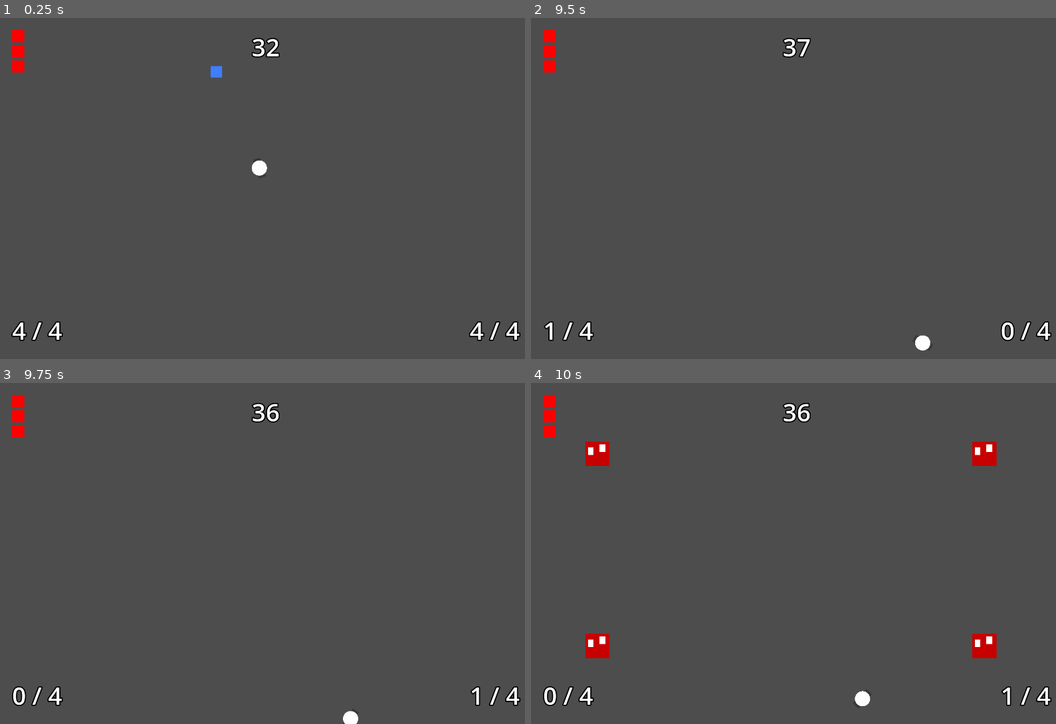
Above: before the commit, frames 1-4 (two rows, left to right).
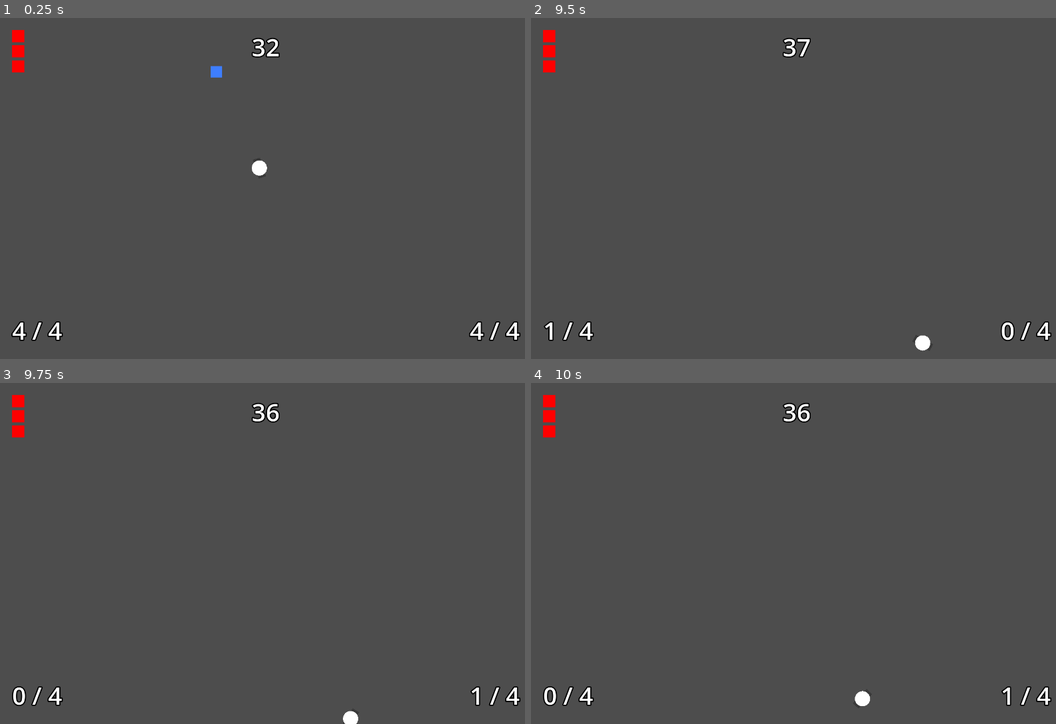
Above: after the commit, the same moments.

Repository: Garrett-Ravatt/DEEBSMoP
Game: Godot game, scene res://test-scenes/get_the_man.tscn
Two runs of this game, one before a commit and one after it. Both use one fixed random seed, a clock stepped at 60 frames per second and the inputs below. Before the commit the project has no main scene; this scene is started directly in both runs.
Inputs (mouse positions are in pixels of both pictures, inside the frame that each line leads up to):
- Up to frame 1 (0.25 s): no input
- Up to frame 2 (9.5 s): tap Enter at 0.5 s; move the mouse to (914, 171) at 0.52 s; hold D (move_right) 0.53-1.28 s; click (914, 171) at 0.6 s; move the mouse to (688, 205) at 1.27 s; hold S (move_down) 1.28-2.03 s; right-click (688, 205) at 1.35 s; move the mouse to (851, 113) at 2.02 s; hold D (move_right) 2.03-2.78 s; click (851, 113) at 2.1 s; move the mouse to (772, 256) at 2.77 s; hold W (move_up) 2.78-3.53 s; right-click (772, 256) at 2.85 s; move the mouse to (956, 239) at 3.52 s; hold A (move_left) 3.53-5.03 s; click (956, 239) at 3.6 s; tap Space at 4.25 s; move the mouse to (636, 137) at 4.27 s; right-click (636, 137) at 4.35 s; move the mouse to (825, 188) at 5.02 s; hold S (move_down) 5.03-5.78 s; click (825, 188) at 5.1 s; move the mouse to (714, 103) at 5.77 s; hold D (move_right) 5.78-6.53 s; right-click (714, 103) at 5.85 s; move the mouse to (914, 171) at 6.52 s; hold W (move_up) 6.53-7.28 s; click (914, 171) at 6.6 s; move the mouse to (688, 205) at 7.27 s; hold D (move_right) 7.28-8.03 s; right-click (688, 205) at 7.35 s; move the mouse to (851, 113) at 8.02 s; hold S (move_down) 8.03-8.78 s; click (851, 113) at 8.1 s; move the mouse to (772, 256) at 8.77 s; hold A (move_left) from 8.78 s (still down); right-click (772, 256) at 8.85 s
- Up to frame 3 (9.75 s): move the mouse to (425, 604) at 9.52 s; release A (move_left) at 9.53 s; hold W (move_up) from 9.53 s (still down); click (425, 604) at 9.6 s
- Up to frame 4 (10 s): keep holding W (move_up)

Frames 1-3 are identical in both runs. In frame 4, 1.3% of the frame differs, in the area x 10-89%, y 17-81%.

Commit message:
Gameo was his nameo

Diff:
--- a/objects/bounding_box.tscn
+++ b/objects/bounding_box.tscn
@@ -7,18 +7,22 @@
 metadata/_edit_group_ = true
 
 [node name="CollisionShape2D2" type="CollisionShape2D" parent="."]
+position = Vector2(0, 900)
+shape = SubResource("WorldBoundaryShape2D_meqdx")
+one_way_collision = true
+
+[node name="CollisionShape2D3" type="CollisionShape2D" parent="."]
+position = Vector2(1400, 0)
+rotation = -1.5708
+shape = SubResource("WorldBoundaryShape2D_meqdx")
+one_way_collision = true
+
+[node name="CollisionShape2D4" type="CollisionShape2D" parent="."]
 rotation = 1.5708
 shape = SubResource("WorldBoundaryShape2D_meqdx")
-
-[node name="CollisionShape2D3" type="CollisionShape2D" parent="."]
-position = Vector2(0, 900)
-shape = SubResource("WorldBoundaryShape2D_meqdx")
-
-[node name="CollisionShape2D4" type="CollisionShape2D" parent="."]
-position = Vector2(1400, 1)
-rotation = -1.5708
-shape = SubResource("WorldBoundaryShape2D_meqdx")
+one_way_collision = true
 
 [node name="CollisionShape2D" type="CollisionShape2D" parent="."]
-rotation = 3.14159
+rotation = -3.14159
 shape = SubResource("WorldBoundaryShape2D_meqdx")
+one_way_collision = true
--- a/objects/enemies/emeny_spawner.gd
+++ b/objects/enemies/emeny_spawner.gd
@@ -10,6 +10,7 @@
 	add_child(fresh_child)
 
 func _on_timer_timeout():
+	spawn()
 	if !spawn_berth.has_overlapping_bodies():
 		spawn()
 	#if spawn_berth.has_overlapping_bodies():
--- a/project.godot
+++ b/project.godot
@@ -11,6 +11,7 @@
 [application]
 
 config/name="DEEBSMoP"
+run/main_scene="res://screens/funny.tscn"
 config/features=PackedStringArray("4.2", "Forward Plus")
 config/icon="res://icon.svg"
 
--- a/screens/funny.tscn
+++ b/screens/funny.tscn
@@ -1,7 +1,27 @@
-[gd_scene load_steps=2 format=3 uid="uid://jbui2wjjrgss"]
+[gd_scene load_steps=4 format=3 uid="uid://cco0akny5iqvk"]
 
-[ext_resource type="PackedScene" uid="uid://dbtdb1i3qgyls" path="res://objects/bounding_box.tscn" id="1_fixei"]
+[ext_resource type="PackedScene" uid="uid://ck2ec7r4qsdr4" path="res://objects/the_man.tscn" id="1_0rxtg"]
+[ext_resource type="PackedScene" uid="uid://bq4cy38o7vn18" path="res://objects/enemies/emeny_spawner.tscn" id="2_f5ikl"]
+[ext_resource type="PackedScene" uid="uid://db31s7ffcs1do" path="res://ui/tutorial_screen.tscn" id="3_b85sy"]
 
 [node name="funny" type="Node2D"]
 
-[node name="BoundingBox" parent="." instance=ExtResource("1_fixei")]
+[node name="TheMan" parent="." instance=ExtResource("1_0rxtg")]
+position = Vector2(700, 450)
+
+[node name="Spawners" type="Node2D" parent="."]
+metadata/_edit_lock_ = true
+
+[node name="EmenySpawner" parent="Spawners" instance=ExtResource("2_f5ikl")]
+position = Vector2(-170, 187)
+
+[node name="EmenySpawner2" parent="Spawners" instance=ExtResource("2_f5ikl")]
+position = Vector2(1586, 187)
+
+[node name="EmenySpawner3" parent="Spawners" instance=ExtResource("2_f5ikl")]
+position = Vector2(-170, 694)
+
+[node name="EmenySpawner4" parent="Spawners" instance=ExtResource("2_f5ikl")]
+position = Vector2(1586, 694)
+
+[node name="TutorialScreen" parent="." instance=ExtResource("3_b85sy")]
--- a/test-scenes/get_the_man.tscn
+++ b/test-scenes/get_the_man.tscn
@@ -1,13 +1,10 @@
-[gd_scene load_steps=5 format=3 uid="uid://dd0s51ahsweea"]
+[gd_scene load_steps=4 format=3 uid="uid://dd0s51ahsweea"]
 
 [ext_resource type="PackedScene" uid="uid://ck2ec7r4qsdr4" path="res://objects/the_man.tscn" id="1_mu60b"]
-[ext_resource type="PackedScene" uid="uid://dbtdb1i3qgyls" path="res://objects/bounding_box.tscn" id="1_na08b"]
 [ext_resource type="PackedScene" uid="uid://bq4cy38o7vn18" path="res://objects/enemies/emeny_spawner.tscn" id="2_f2gc1"]
 [ext_resource type="PackedScene" uid="uid://b6ub2tue8g7yc" path="res://objects/pickups/ammo.tscn" id="4_84kud"]
 
 [node name="GetTheMan" type="Node2D"]
-
-[node name="BoundingBox" parent="." instance=ExtResource("1_na08b")]
 
 [node name="Area2D" parent="." instance=ExtResource("4_84kud")]
 position = Vector2(570, 142)
@@ -16,16 +13,17 @@
 metadata/_edit_lock_ = true
 
 [node name="EmenySpawner" parent="Spawners" instance=ExtResource("2_f2gc1")]
-position = Vector2(175, 187)
+position = Vector2(-170, 187)
 
 [node name="EmenySpawner2" parent="Spawners" instance=ExtResource("2_f2gc1")]
-position = Vector2(1194, 187)
+position = Vector2(1586, 187)
 
 [node name="EmenySpawner3" parent="Spawners" instance=ExtResource("2_f2gc1")]
-position = Vector2(175, 694)
+position = Vector2(-170, 694)
 
 [node name="EmenySpawner4" parent="Spawners" instance=ExtResource("2_f2gc1")]
-position = Vector2(1194, 694)
+position = Vector2(1586, 694)
 
 [node name="TheMan" parent="." instance=ExtResource("1_mu60b")]
 position = Vector2(683, 396)
+metadata/_edit_lock_ = true
--- a/ui/tutorial_screen.tscn
+++ b/ui/tutorial_screen.tscn
@@ -50,5 +50,5 @@
 
 You have four rounds in each end.
 
-Try not to die."
+Try not to die. Fire to start."
 horizontal_alignment = 1
